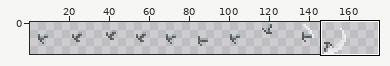
Two states of a sprite sheet, overworld/src/assets/sprites/hero_sword/hero_sword_downright.png. The first picture is a wide view before the edit; the outline marks the close-up.
Close-up. Before the commit:
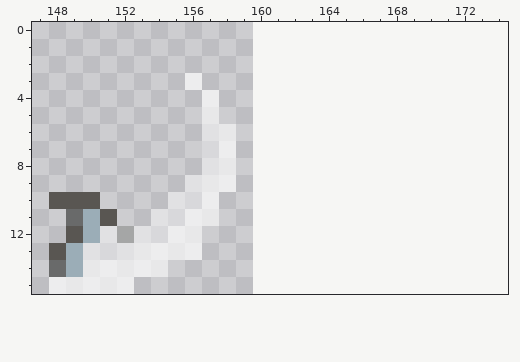
The file is 640x64 pixels, drawn in blocks of 4x4; one block is one cell here. Shown: x 147..174, y 0..15. The old version is drawn lined up with the new one, on the new canvas. The wide view leaves out empty margins.
The result:
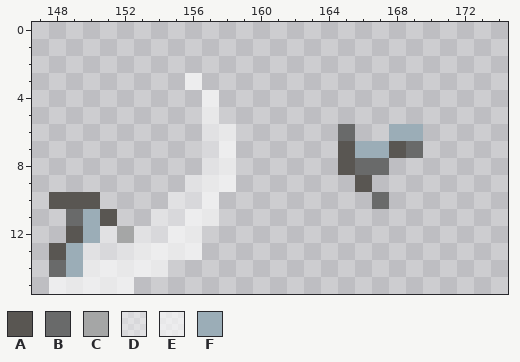
Palette (. is transparent): A #595652  B #696a6a  C #a5a6a6  D #ffffff67  E #ffffffa4  F #9badb7
Diff:
canvas 160x16 -> 176x16
Changed rows in their new state; - is an unchanged pixel.
first column x 165:
 6 B--FF
 7 AFFAB
 8 ABB--
 9 -A---
10 --B--
